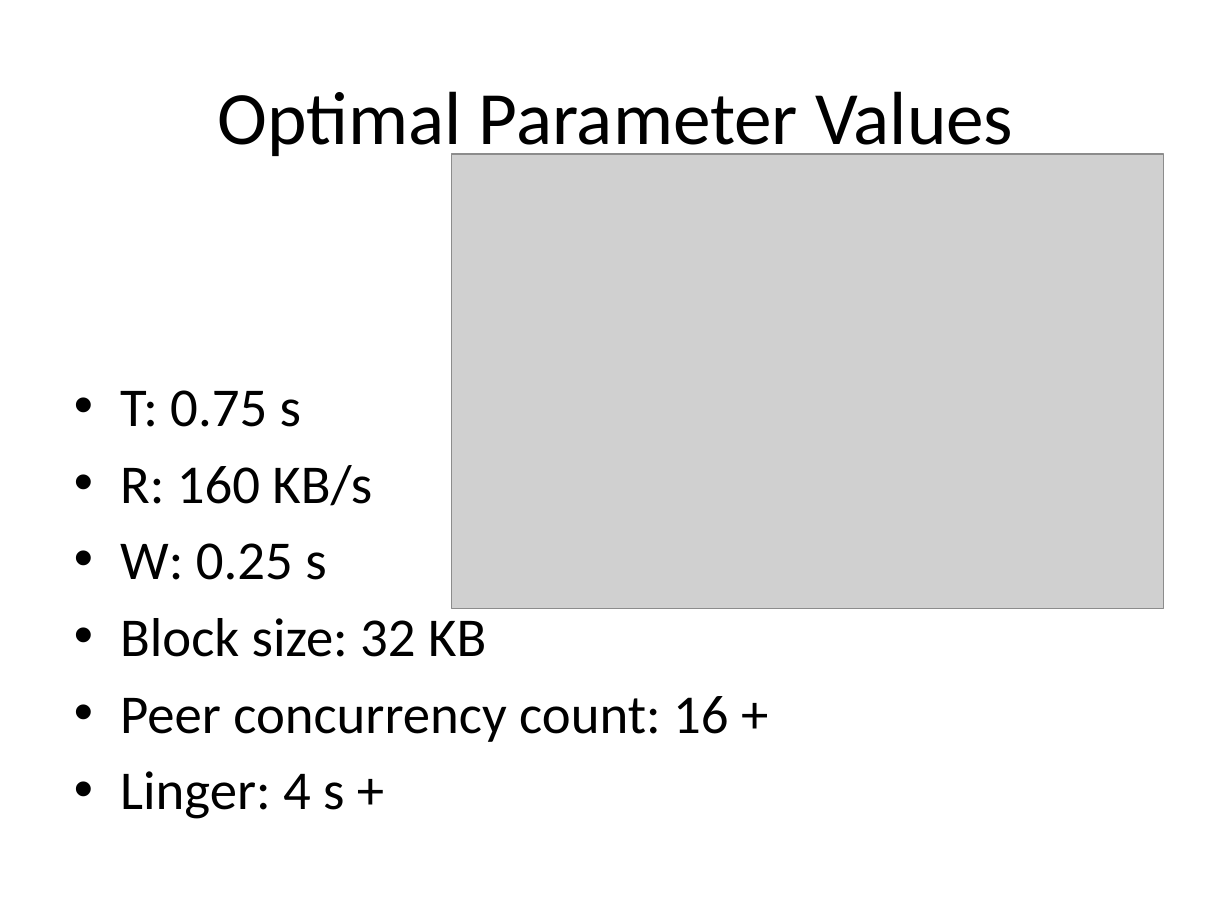
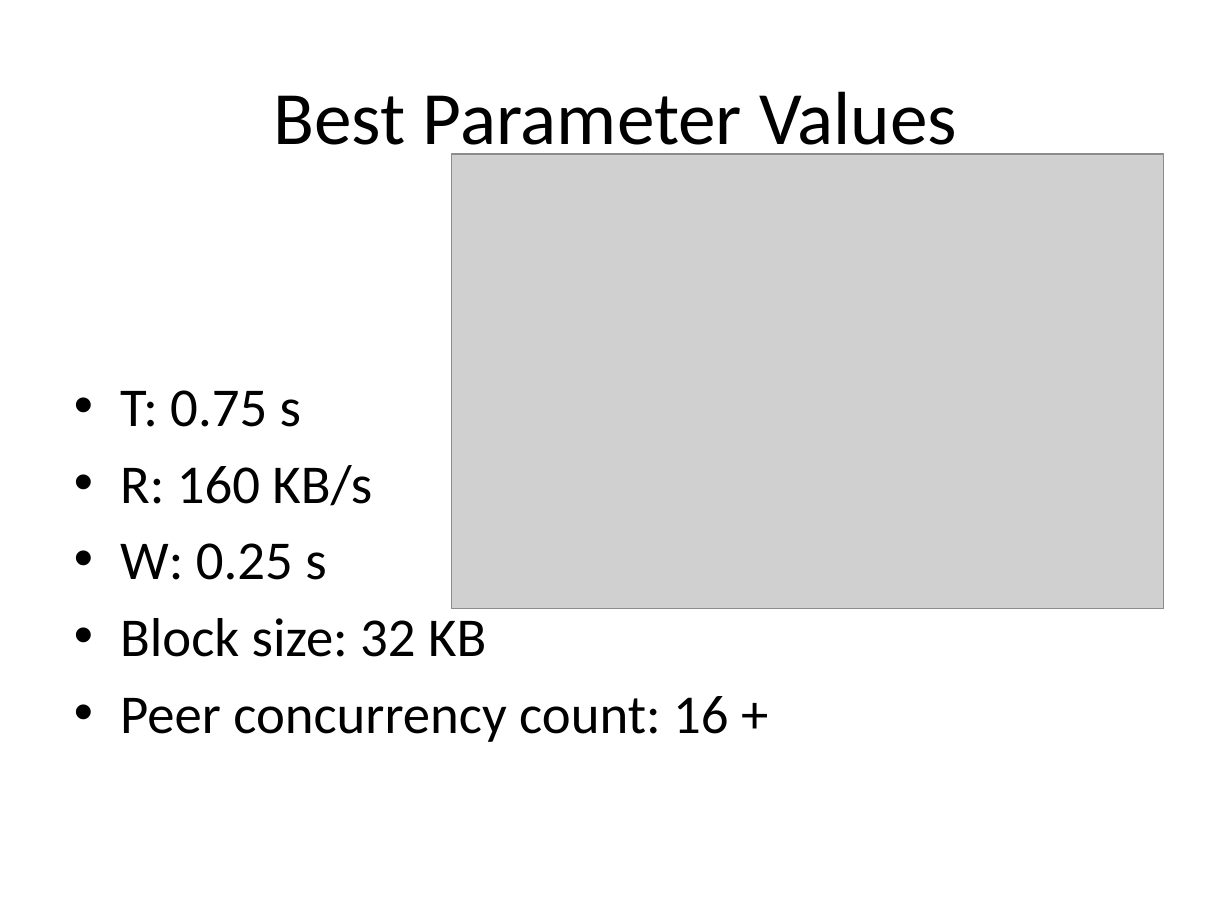
Before and after one commit to rdp/p2pwebclient, a slide deck: slide 24 of thesis_presentation/How to Make the Internet Faster.pptx. Drawn at 1232x924 pixels with LibreOffice and Linux fonts; fonts in the diff are those of the drawing; grey boxes stand for pictures. Boxes give left, top, right and bottom in pixels: in the first picture for what was removed or moved away, otherwise in the second. Text is boxed around its words. In the diff, an @@ line names an element or a change of style, - is before the commit and + after.

```diff
--- a/thesis_presentation/How to Make the Internet Faster.pptx
+++ b/thesis_presentation/How to Make the Internet Faster.pptx
@@ title at (274,91,957,161): text changed @@
-Optimal Parameter Values
+Best Parameter Values
@@ text at (120,771,344,819): paragraph removed @@
-• Linger: 4 s +
```
Also in this commit, not shown: 4 other slides changed.
